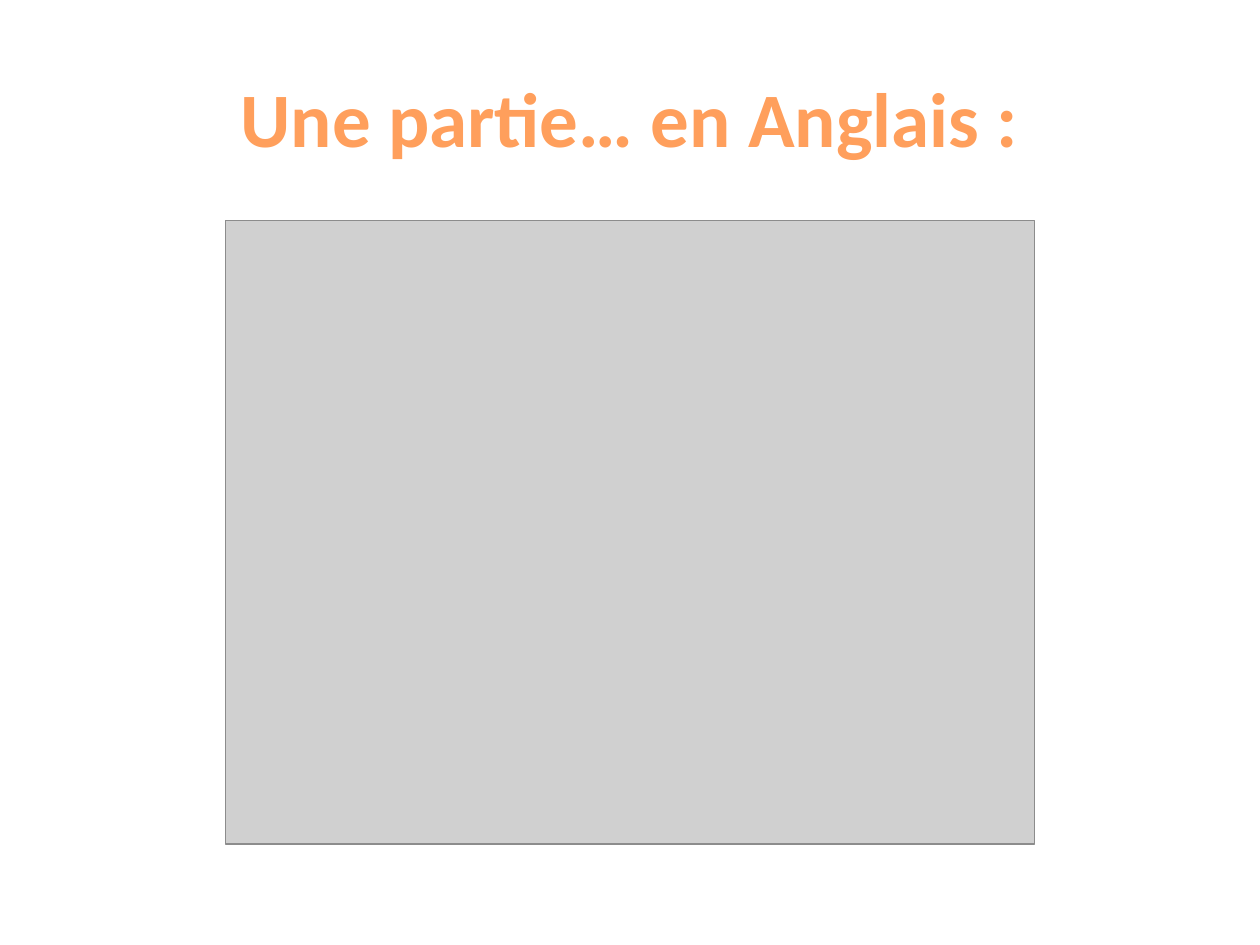
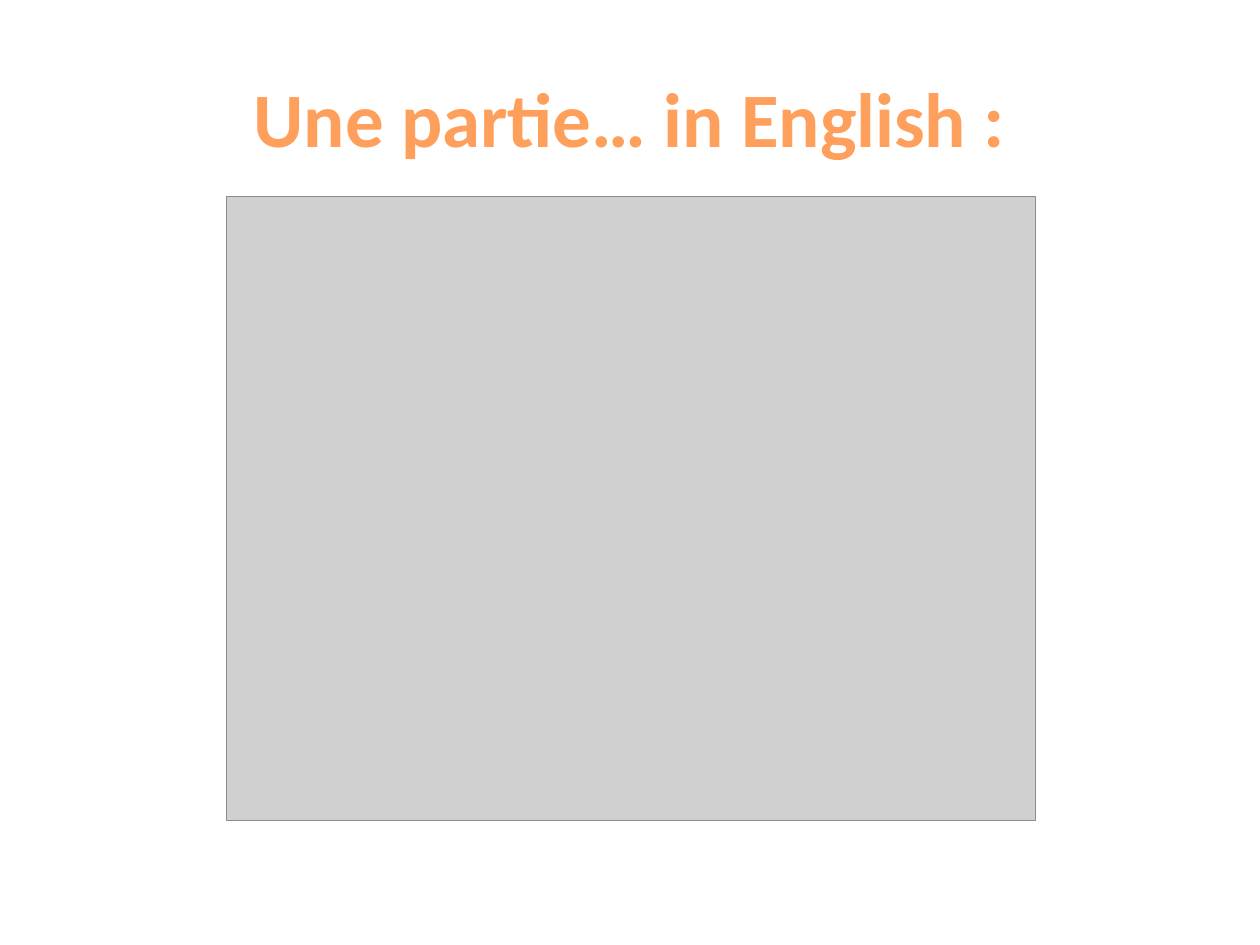
Before and after one commit to winbill/lifesevenpoker, a slide deck: slide 20 of Annexes/Presentation.pptx. Drawn at 1260x945 pixels with LibreOffice and Linux fonts; fonts in the diff are those of the drawing; grey boxes stand for pictures; background and template pictures are left out. Boxes give left, top, right and bottom in pixels: in the first picture for what was removed or moved away, otherwise in the second. Text is boxed around its words. In the diff, an @@ line names an element or a change of style, - is before the commit and + after.

```diff
--- a/Annexes/Presentation.pptx
+++ b/Annexes/Presentation.pptx
@@ title at <box>254,93,966,160</box>: text changed @@
-Une partie… en Anglais :
+Une partie… in English :
@@ picture: place and size @@
-picture at <box>226,220,1034,844</box>
+picture at <box>227,197,1036,820</box>
```
Also in this commit, not shown: 3 other slides changed.
